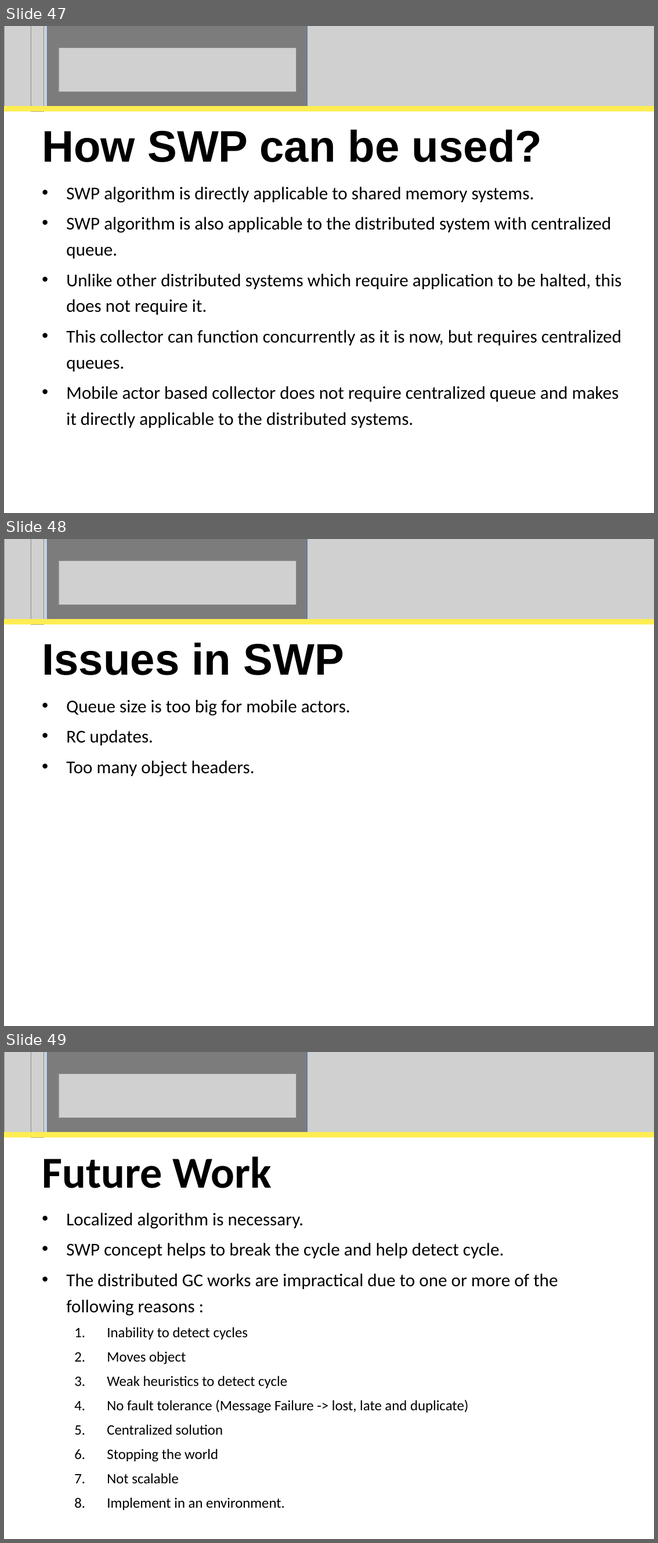
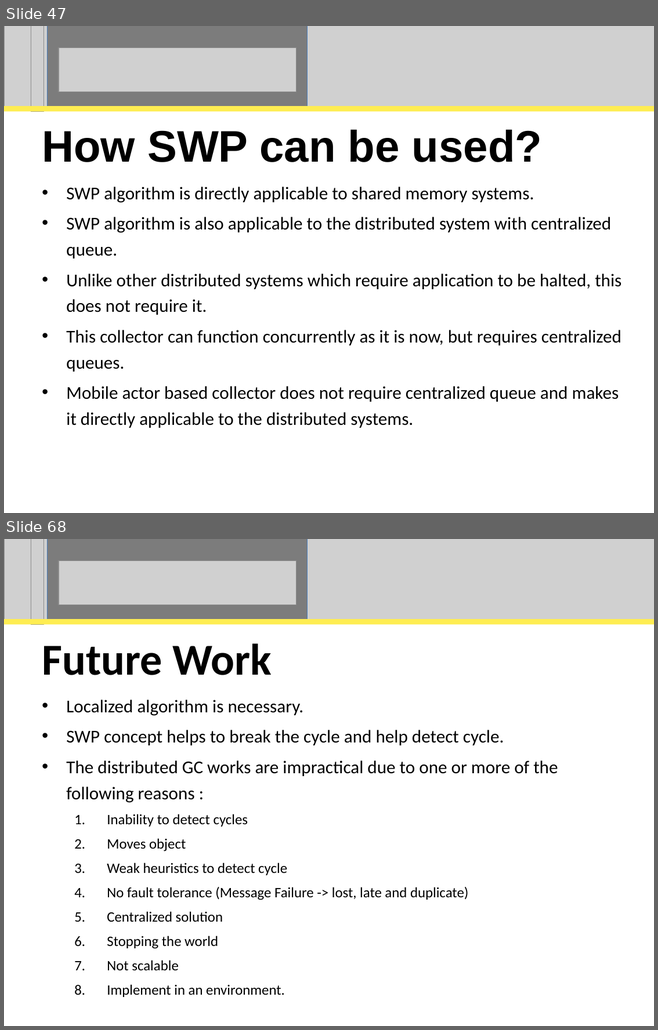
Before and after one commit to perpetualcoder/thesis, a slide deck: thesisppt/defense.ppt. Shown one above the other, each under a label of ours: slides 47, 48 and 49 before the commit, slides 47 and 68 after it; the slides between them are not shown. The pictures are 658x1543 and 658x1030 pixels, drawn with LibreOffice and Linux fonts; fonts in the diff are those of the drawing; grey boxes stand for pictures. Boxes give left, top, right and bottom in pixels: in the first picture for what was removed or moved away, otherwise in the second. Text is boxed around its words. In the diff, an @@ line names an element or a change of style, - is before the commit and + after.

```diff
--- a/thesisppt/defense.ppt
+++ b/thesisppt/defense.ppt
@@ slide 48 removed at (x1=4, y1=539, x2=654, y2=1026), background #FFFFFF @@
@@ picture removed at (x1=4, y1=539, x2=654, y2=620) @@
@@ picture removed at (x1=31, y1=539, x2=43, y2=625) @@
@@ rectangle removed at (x1=48, y1=539, x2=307, y2=620) @@
@@ picture removed at (x1=59, y1=561, x2=296, y2=605) @@
@@ rectangle removed at (x1=4, y1=619, x2=654, y2=624) @@
@@ title removed at (x1=42, y1=642, x2=343, y2=675) @@
-Issues in SWP
@@ subtitle removed at (x1=66, y1=700, x2=350, y2=777) @@
-• Queue size is too big for mobile actors.
-• RC updates.
-• Too many object headers.
@@ what was slide 49 is now slide 68 @@
```
Also in this commit, not shown: 20 slides added, 18 other files.
